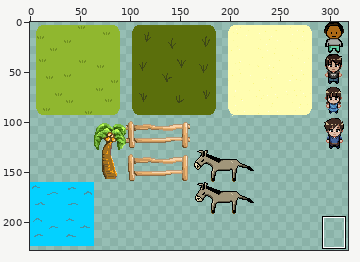
Sprite sheet: res/images/myFirstTileSet.png. The first picture is a wide view before the edit; the outline marks the close-up.
Close-up. Earlier state:
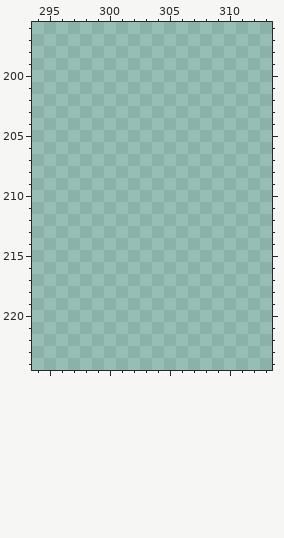
The file is 320x320 pixels. Pixels under 10% opacity are left out. Colours within 5 levels of each other are drawn and written as one. Shown: x 294..313, y 196..224. The wide view leaves out empty margins. The commit also changed other parts of the picture, which this record leaves out.
After the commit:
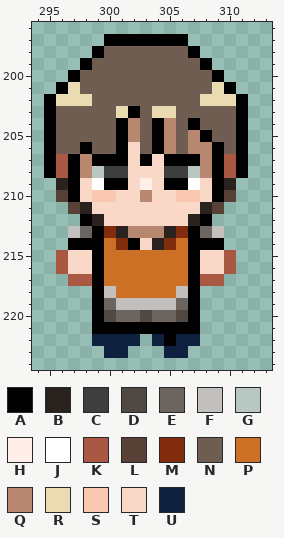
Palette (. is transparent): A #000000  B #2a221f  C #3e3e3e  D #4f4843  E #6b645f  F #c2bfbd  G #b9c7c3  H #ffefe8  J #ffffff  K #a95844  L #574036  M #812c0d  N #705d51  P #cc7025  Q #b78770  R #ebdbb3  S #fac8b1  T #fad8c8  U #0e203e
Change:
y 197: x 300..306 ....... -> AAAAAAA
y 198: x 299..307 ......... -> ANNNNNNNA
y 199: x 298..308 ........... -> ANNNNNNNNNA
y 200: x 297..309 ............. -> ANNNNNNNNNNNA
y 201: x 296..310 ............... -> ARNNNNNNNNNNNRA
y 202: x 295..311 ................. -> ARRRNNNNNNNNNRRRA
y 203: x 295..311 ................. -> ANNNNNRANRRNNNNNA
y 204: x 295..311 ................. -> ANNNNNAQNAQNANNNA
y 205: x 295..311 ................. -> ANNNNNAQNAQNQANNA
y 206: x 295..311 ................. -> ANNANNATNAQNQQANA
y 207: x 295..311 ................. -> AKAQAAATATAAAQAKA
y 208: x 295..311 ................. -> AKAQGCCTTTCCGQAKA
y 209: x 296..310 ............... -> BATJAATHTAAJTAB
y 210: x 296..310 ............... -> LATSSTTQTTSSTAL
y 211: x 297..309 ............. -> LBTTTTTTTTTBL
y 212: x 298..308 ........... -> ABTTTTTTTBA
y 213: x 297..309 ............. -> FEAMBQQQBMAEF
y 214: x 297..309 ............. -> AAAPMATBMPAAA
y 215..216: x 296..310 ............... -> KTTAPPPPPPPATTK
y 217: x 297..309 ............. -> KKAPPPPPPPAKK
y 218: x 299..307 ......... -> AFPPPPPFA
y 219: x 299..307 ......... -> AEFFFFFEA
y 220: x 299..307 ......... -> ADEEDEEDA
y 221: x 299..307 ......... -> AAAAAAAAA
y 222: x 299..302 .... -> UUUU; x 304..307 .... -> UAUU
y 223: x 300..301 .. -> UU; x 305..306 .. -> UU
